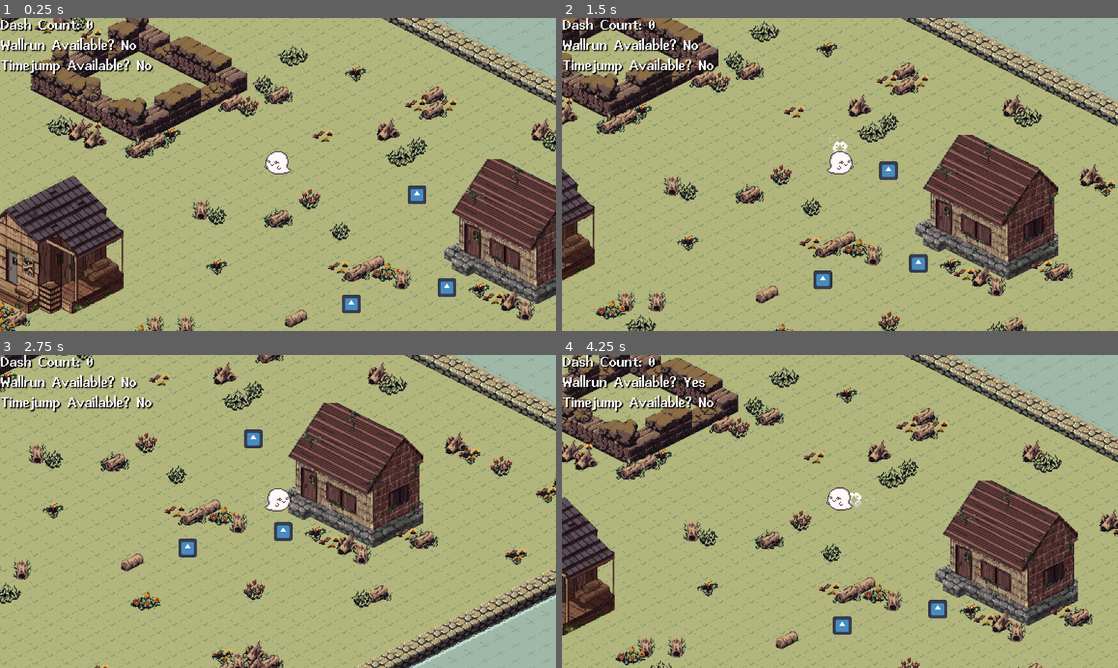
Above: before the commit, frames 1-4 (two rows, left to right).
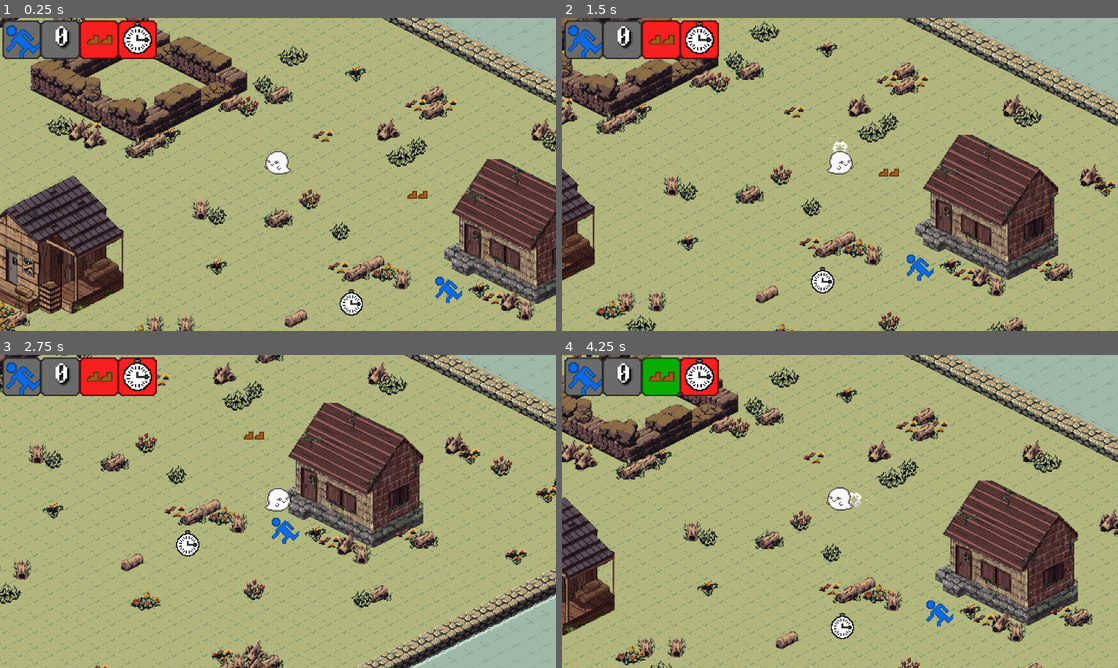
Above: after the commit, the same moments.

Repository: WatDuhHekBro/SGDA-Jam-S24
Game: Godot game, scene res://maps/test.tscn
Two runs of this game, one before a commit and one after it. Both use one fixed random seed, a clock stepped at 60 frames per second and the inputs below. The engine's default icon, where the game draws it, is replaced by a stand-in: a white triangle on a blue panel in a dark square.
Inputs (mouse positions are in pixels of both pictures, inside the frame that each line leads up to):
- Up to frame 1 (0.25 s): no input
- Up to frame 2 (1.5 s): move the mouse to (962, 158) at 0.52 s; hold Right (ui_right) 0.53-1.28 s; click (962, 158) at 0.6 s; tap Middle mouse button (action-timejump) at 0.77 s; move the mouse to (728, 190) at 1.27 s; hold Down (ui_down) from 1.28 s (still down); right-click (728, 190) at 1.35 s
- Up to frame 3 (2.75 s): tap Middle mouse button (action-timejump) at 1.52 s; move the mouse to (333, 442) at 2.02 s; release Down (ui_down) at 2.03 s; hold Right (ui_right) from 2.03 s (still down); click (333, 442) at 2.1 s
- Up to frame 4 (4.25 s): move the mouse to (812, 574) at 2.77 s; release Right (ui_right) at 2.78 s; hold Up (ui_up) 2.78-3.53 s; right-click (812, 574) at 2.85 s; click (812, 574) at 2.92 s; tap Middle mouse button (action-timejump) at 3.02, 3.77 s; move the mouse to (1006, 558) at 3.52 s; hold Left (ui_left) from 3.53 s (still down); click (1006, 558) at 3.6 s

The runs differ from the first frame. In frame 1, 4.7% of the frame differs, in the area x 0-84%, y 0-96%; in frame 2, 4.8%; in frame 3, 4.8%, in the area x 0-54%, y 0-65%; in frame 4, 4.6%.

Commit message:
Added icons for items

Diff:
--- a/objects/gui.gd
+++ b/objects/gui.gd
@@ -1,16 +1,18 @@
 extends CanvasLayer
 
 
-@onready var label = $GUI/Label
+@onready var wallphase_counter = $GUI/Wallphase/Label
+@onready var wallrun_status = $GUI/Wallrun/On
+@onready var timejump_status = $GUI/Timejump/On
 @onready var gameover = $GUI/GameOver
 @onready var timer = $Timer
 var is_gameover = false
 
 
 func update_text(wallphase_count: int, has_wallrun: bool, has_timejump: bool):
-	label.text = "Dash Count: %s
-Wallrun Available? %s
-Timejump Available? %s" % [wallphase_count, "Yes" if has_wallrun else "No", "Yes" if has_timejump else "No"]
+	wallphase_counter.text = "%s" % wallphase_count
+	wallrun_status.visible = has_wallrun
+	timejump_status.visible = has_timejump
 
 
 func set_gameover(status: bool):
--- a/objects/gui.tscn
+++ b/objects/gui.tscn
@@ -1,6 +1,12 @@
-[gd_scene load_steps=2 format=3 uid="uid://ilkpfn1d7gqh"]
+[gd_scene load_steps=8 format=3 uid="uid://ilkpfn1d7gqh"]
 
 [ext_resource type="Script" path="res://objects/gui.gd" id="1_oonh8"]
+[ext_resource type="Texture2D" uid="uid://bot3alnu2m04x" path="res://assets/items/ui/wallphase-ui.png" id="2_dsotn"]
+[ext_resource type="Texture2D" uid="uid://2jqginrb46mj" path="res://assets/items/ui/wallrun-off.png" id="2_mn8rw"]
+[ext_resource type="Texture2D" uid="uid://cn376730lukqa" path="res://assets/items/ui/timejump-on.png" id="2_qcqev"]
+[ext_resource type="Texture2D" uid="uid://bgum0x6rk3ey6" path="res://assets/items/ui/wallrun-on.png" id="3_h0tk8"]
+[ext_resource type="Texture2D" uid="uid://do32xsxk7yc57" path="res://assets/items/ui/wallphase-ui-count.png" id="3_qc8h8"]
+[ext_resource type="Texture2D" uid="uid://bihl7b6hrpric" path="res://assets/items/ui/timejump-off.png" id="4_1t6bh"]
 
 [node name="GUIContainer" type="CanvasLayer"]
 script = ExtResource("1_oonh8")
@@ -10,18 +16,81 @@
 anchors_preset = 15
 anchor_right = 1.0
 anchor_bottom = 1.0
+offset_left = 5.0
+offset_top = 5.0
+offset_right = 5.0
+offset_bottom = 5.0
 grow_horizontal = 2
 grow_vertical = 2
+scale = Vector2(2, 2)
 
-[node name="Label" type="Label" parent="GUI"]
+[node name="Wallphase" type="Control" parent="GUI"]
+anchors_preset = 0
+offset_right = 40.0
+offset_bottom = 40.0
+
+[node name="TextureRect" type="TextureRect" parent="GUI/Wallphase"]
 layout_mode = 0
 offset_right = 40.0
-offset_bottom = 23.0
+offset_bottom = 40.0
+texture = ExtResource("2_dsotn")
+
+[node name="TextureRect2" type="TextureRect" parent="GUI/Wallphase"]
+layout_mode = 0
+offset_left = 40.0
+offset_right = 80.0
+offset_bottom = 40.0
+texture = ExtResource("3_qc8h8")
+
+[node name="Label" type="Label" parent="GUI/Wallphase"]
+layout_mode = 0
+offset_left = 41.0
+offset_right = 60.0
+offset_bottom = 20.0
 scale = Vector2(2, 2)
 theme_override_colors/font_shadow_color = Color(0, 0, 0, 1)
-text = "Dash Count: x
-Wallrun Available? x
-Timejump Available? x"
+text = "42"
+horizontal_alignment = 1
+vertical_alignment = 1
+clip_text = true
+
+[node name="Wallrun" type="Control" parent="GUI"]
+anchors_preset = 0
+offset_left = 80.0
+offset_right = 120.0
+offset_bottom = 40.0
+
+[node name="Off" type="TextureRect" parent="GUI/Wallrun"]
+layout_mode = 0
+offset_right = 40.0
+offset_bottom = 40.0
+texture = ExtResource("2_mn8rw")
+
+[node name="On" type="TextureRect" parent="GUI/Wallrun"]
+visible = false
+layout_mode = 0
+offset_right = 40.0
+offset_bottom = 40.0
+texture = ExtResource("3_h0tk8")
+
+[node name="Timejump" type="Control" parent="GUI"]
+anchors_preset = 0
+offset_left = 120.0
+offset_right = 160.0
+offset_bottom = 40.0
+
+[node name="Off" type="TextureRect" parent="GUI/Timejump"]
+layout_mode = 0
+offset_right = 40.0
+offset_bottom = 40.0
+texture = ExtResource("4_1t6bh")
+
+[node name="On" type="TextureRect" parent="GUI/Timejump"]
+visible = false
+layout_mode = 0
+offset_right = 40.0
+offset_bottom = 40.0
+texture = ExtResource("2_qcqev")
 
 [node name="GameOver" type="Label" parent="GUI"]
 visible = false
--- a/objects/items/crystal_timejump.tscn
+++ b/objects/items/crystal_timejump.tscn
@@ -1,14 +1,23 @@
-[gd_scene load_steps=3 format=3 uid="uid://cncxfwllnk4bi"]
+[gd_scene load_steps=4 format=3 uid="uid://cncxfwllnk4bi"]
 
-[ext_resource type="Texture2D" uid="uid://chviflssqlny8" path="res://assets/godot.svg" id="1_fxdg0"]
+[ext_resource type="Texture2D" uid="uid://dnfbf6cjltr3c" path="res://assets/items/timejump.png" id="1_wtmmn"]
+[ext_resource type="Script" path="res://objects/items/floating-item.gd" id="2_msxx5"]
 
 [sub_resource type="RectangleShape2D" id="RectangleShape2D_n30ek"]
+size = Vector2(24, 27)
 
 [node name="CrystalTimejump" type="Area2D"]
 
 [node name="Sprite2D" type="Sprite2D" parent="."]
-scale = Vector2(0.15, 0.15)
-texture = ExtResource("1_fxdg0")
+texture = ExtResource("1_wtmmn")
+script = ExtResource("2_msxx5")
 
 [node name="CollisionShape2D" type="CollisionShape2D" parent="."]
+position = Vector2(0, -1.5)
 shape = SubResource("RectangleShape2D_n30ek")
+
+[node name="Timer" type="Timer" parent="."]
+wait_time = 0.25
+autostart = true
+
+[connection signal="timeout" from="Timer" to="Sprite2D" method="_on_timer_timeout"]
--- a/objects/items/crystal_wallphase.gd
+++ b/objects/items/crystal_wallphase.gd
@@ -1,3 +1,4 @@
 extends Area2D
 
+
 @export var refills = 5
--- a/objects/items/crystal_wallphase.tscn
+++ b/objects/items/crystal_wallphase.tscn
@@ -1,16 +1,25 @@
-[gd_scene load_steps=4 format=3 uid="uid://dus1nai686kk8"]
+[gd_scene load_steps=5 format=3 uid="uid://dus1nai686kk8"]
 
 [ext_resource type="Script" path="res://objects/items/crystal_wallphase.gd" id="1_2726d"]
-[ext_resource type="Texture2D" uid="uid://chviflssqlny8" path="res://assets/godot.svg" id="1_g0hdv"]
+[ext_resource type="Texture2D" uid="uid://iexsahmc5awi" path="res://assets/items/wallphase.png" id="2_dsf04"]
+[ext_resource type="Script" path="res://objects/items/floating-item.gd" id="3_okwpg"]
 
 [sub_resource type="RectangleShape2D" id="RectangleShape2D_70b5u"]
+size = Vector2(28, 27)
 
 [node name="CrystalWallphase" type="Area2D"]
 script = ExtResource("1_2726d")
 
 [node name="Sprite2D" type="Sprite2D" parent="."]
-scale = Vector2(0.15, 0.15)
-texture = ExtResource("1_g0hdv")
+texture = ExtResource("2_dsf04")
+script = ExtResource("3_okwpg")
 
 [node name="CollisionShape2D" type="CollisionShape2D" parent="."]
+position = Vector2(2, 2.5)
 shape = SubResource("RectangleShape2D_70b5u")
+
+[node name="Timer" type="Timer" parent="."]
+wait_time = 0.25
+autostart = true
+
+[connection signal="timeout" from="Timer" to="Sprite2D" method="_on_timer_timeout"]
--- a/objects/items/crystal_wallrun.tscn
+++ b/objects/items/crystal_wallrun.tscn
@@ -1,14 +1,23 @@
-[gd_scene load_steps=3 format=3 uid="uid://073woaqljm8l"]
+[gd_scene load_steps=4 format=3 uid="uid://073woaqljm8l"]
 
-[ext_resource type="Texture2D" uid="uid://chviflssqlny8" path="res://assets/godot.svg" id="1_8uv10"]
+[ext_resource type="Texture2D" uid="uid://dfetwi7s78bee" path="res://assets/items/wallrun.png" id="1_npe0h"]
+[ext_resource type="Script" path="res://objects/items/floating-item.gd" id="2_l768u"]
 
 [sub_resource type="RectangleShape2D" id="RectangleShape2D_um65m"]
+size = Vector2(21, 21)
 
 [node name="CrystalWallrun" type="Area2D"]
 
 [node name="Sprite2D" type="Sprite2D" parent="."]
-scale = Vector2(0.15, 0.15)
-texture = ExtResource("1_8uv10")
+texture = ExtResource("1_npe0h")
+script = ExtResource("2_l768u")
 
 [node name="CollisionShape2D" type="CollisionShape2D" parent="."]
+position = Vector2(0.5, -0.5)
 shape = SubResource("RectangleShape2D_um65m")
+
+[node name="Timer" type="Timer" parent="."]
+wait_time = 0.25
+autostart = true
+
+[connection signal="timeout" from="Timer" to="Sprite2D" method="_on_timer_timeout"]
--- /dev/null
+++ b/objects/items/floating-item.gd
@@ -0,0 +1,18 @@
+extends Sprite2D
+
+
+const OFFSET_BOUNDS = 3
+var is_increasing = true
+
+
+func _on_timer_timeout():
+	if is_increasing:
+		if offset.y >= OFFSET_BOUNDS:
+			is_increasing = false
+		else:
+			offset.y += 1
+	else:
+		if offset.y <= -OFFSET_BOUNDS:
+			is_increasing = true
+		else:
+			offset.y -= 1
Binary file added: assets/items/timejump.png
Not shown, added: assets/items/timejump.png.import
Binary file added: assets/items/ui/timejump-off.png
Not shown, added: assets/items/ui/timejump-off.png.import
Binary file added: assets/items/ui/timejump-on.png
Not shown, added: assets/items/ui/timejump-on.png.import
Binary file added: assets/items/ui/wallphase-ui-count.png
Not shown, added: assets/items/ui/wallphase-ui-count.png.import
Binary file added: assets/items/ui/wallphase-ui.png
Not shown, added: assets/items/ui/wallphase-ui.png.import
Binary file added: assets/items/ui/wallrun-off.png
Not shown, added: assets/items/ui/wallrun-off.png.import
(and 6 more such lines)
